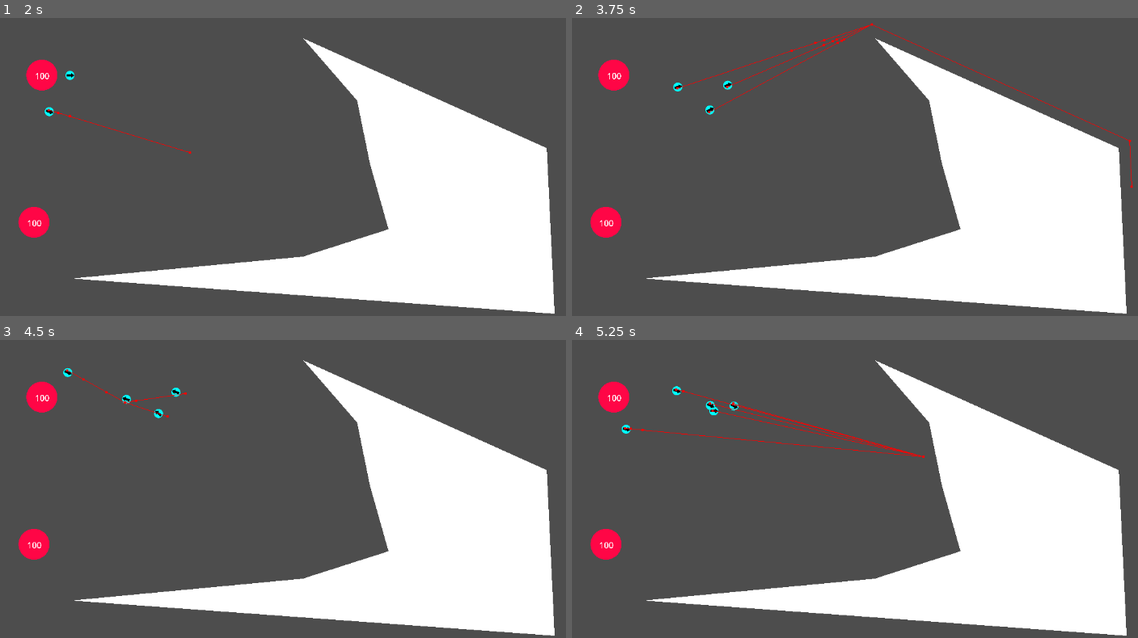
Above: before the commit, frames 1-4 (two rows, left to right).
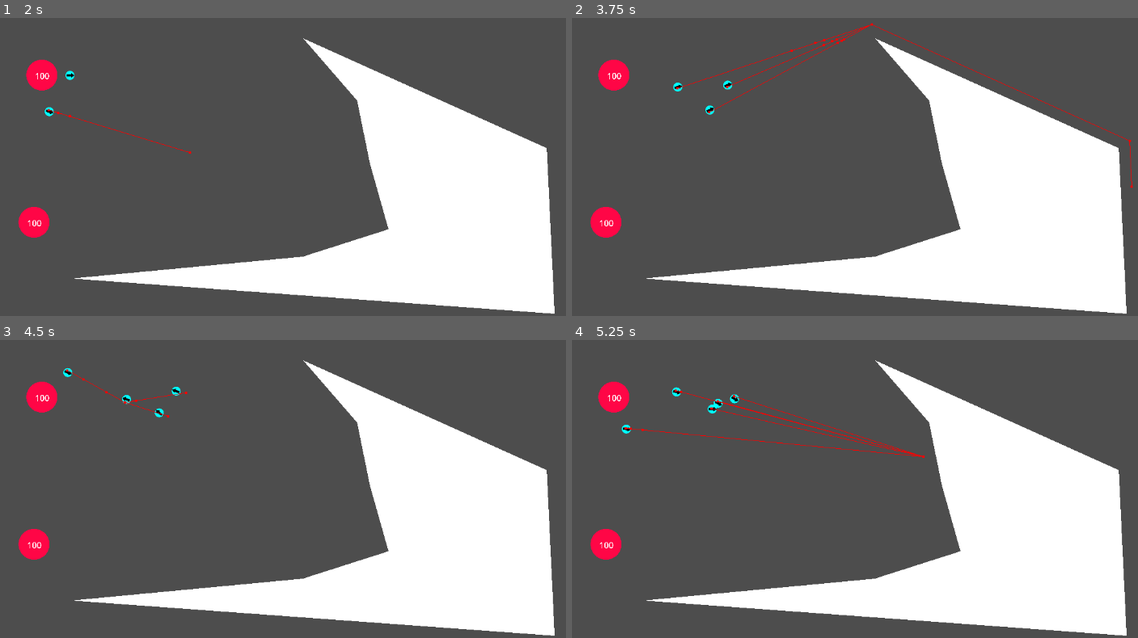
Above: after the commit, the same moments.

Repository: immortalbean/cluster
Game: Godot game, scene res://Scenes/game.tscn
The game is run twice, just before and just after one commit, with the same random seed, the same clock (stepped at 60 frames per second) and the same inputs.
Inputs (mouse positions are in pixels of both pictures, inside the frame that each line leads up to):
- Up to frame 1 (2 s): tap Enter at 0.5 s; move the mouse to (458, 116) at 0.52 s; press the mouse at (458, 116) at 0.53 s; move the mouse to (192, 152) at 1.27 s; release the mouse at (192, 152) at 1.28 s; click (192, 152) at 1.35 s
- Up to frame 2 (3.75 s): tap Space at 2 s; move the mouse to (956, 53) at 2.02 s; press the mouse at (956, 53) at 2.03 s; move the mouse to (860, 205) at 2.77 s; release the mouse at (860, 205) at 2.78 s; click (860, 205) at 2.85 s; move the mouse to (1087, 187) at 3.52 s; press the mouse at (1087, 187) at 3.53 s
- Up to frame 3 (4.5 s): move the mouse to (124, 402) at 4.27 s; release the mouse at (124, 402) at 4.28 s; click (124, 402) at 4.35 s
- Up to frame 4 (5.25 s): move the mouse to (922, 456) at 5.02 s; press the mouse at (922, 456) at 5.03 s

Frame 1 is identical in both runs. In frame 2, less than 0.1% of the frame differs, in the area x 23-50%, y 5-33%; in frame 3, 0.1%; in frame 4, 0.9%, in the area x 8-62%, y 15-40%.

Commit message:
changed avoidance to size of placeholder texture

Diff:
--- a/Scenes/prefabs/individual.tscn
+++ b/Scenes/prefabs/individual.tscn
@@ -25,7 +25,7 @@
 
 [node name="navigation" type="NavigationAgent2D" parent="."]
 avoidance_enabled = true
-radius = 5.0
+radius = 8.0
 debug_enabled = true
 
 [connection signal="velocity_computed" from="navigation" to="." method="_on_navigation_agent_2d_velocity_computed"]
